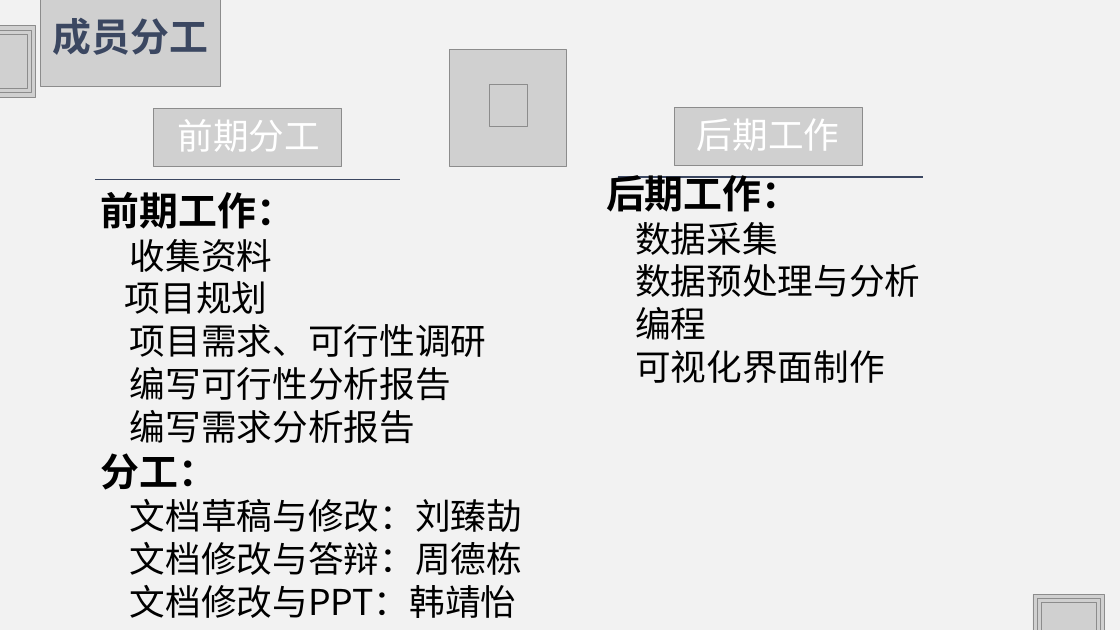
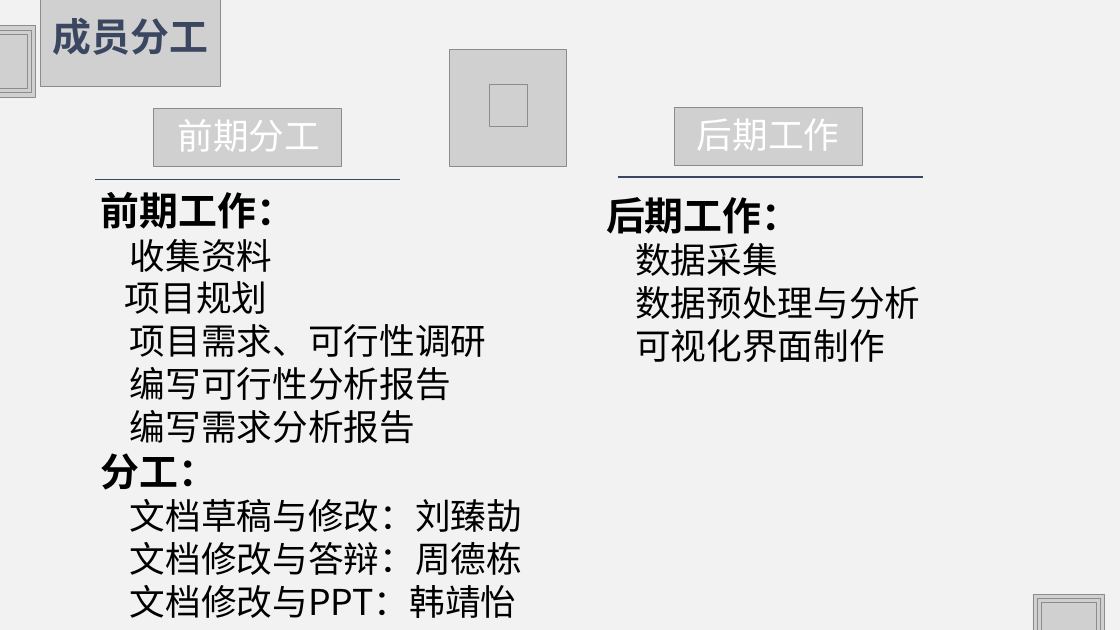
Before and after one commit to HJHGJGHHG/Sentiment-Analysis-System, a slide deck: slide 7 of 文档/PPT.pptx. Drawn at 1120x630 pixels with LibreOffice and Linux fonts; fonts in the diff are those of the drawing; grey boxes stand for pictures. Boxes give left, top, right and bottom in pixels: in the first picture for what was removed or moved away, otherwise in the second. Text is boxed around its words. In the diff, an @@ line names an element or a change of style, - is before the commit and + after.

```diff
--- a/文档/PPT.pptx
+++ b/文档/PPT.pptx
@@ text at [635, 307, 706, 340]: paragraph removed @@
-  编程
```
Also in this commit, not shown: 11 other slides changed, 3 slides added, 5 slides removed, 4 other files.
